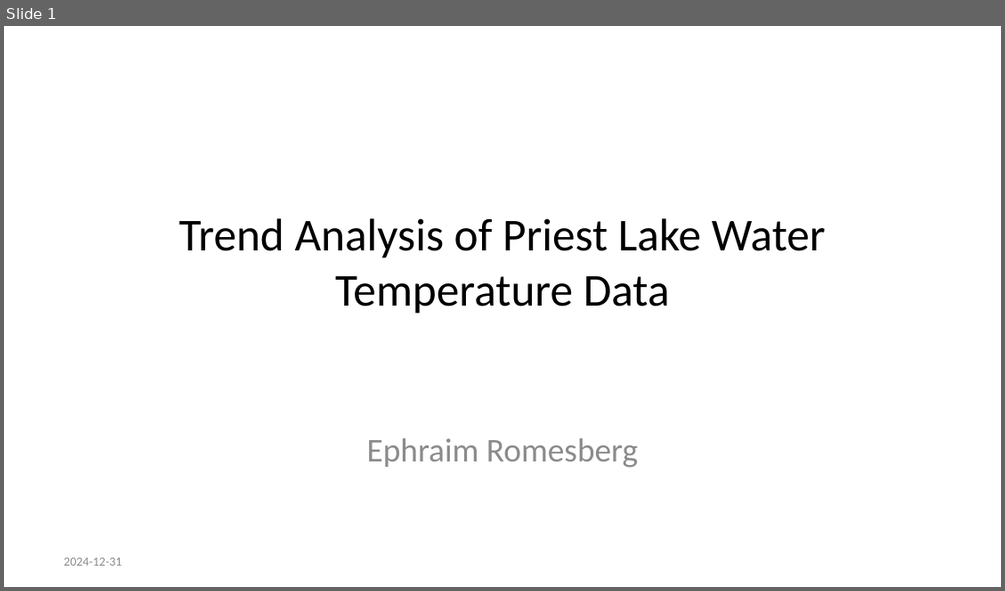
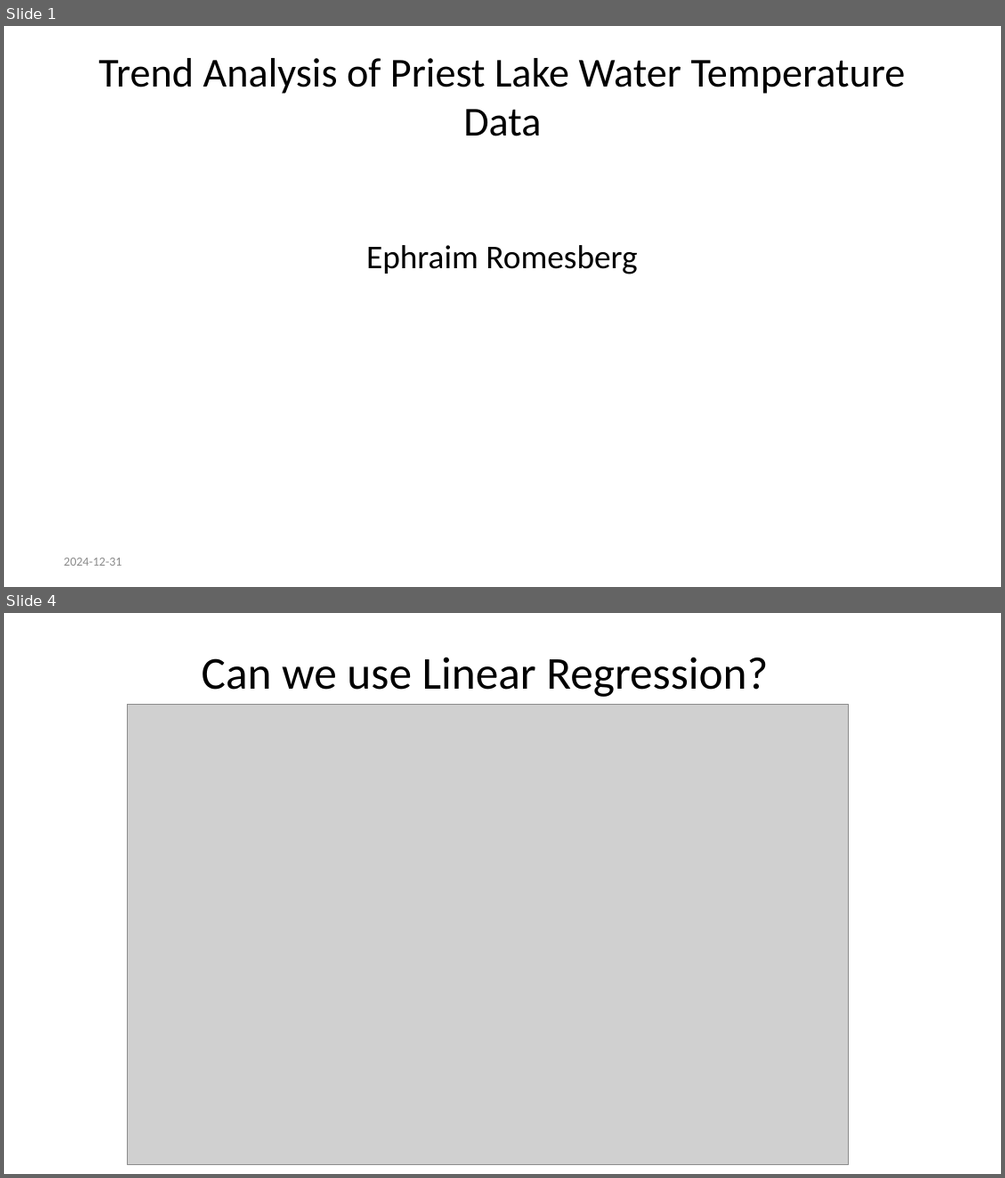
Before and after one commit to Ephraim96/SCA-Trend-Analysis, a slide deck: Trend-Analysis-of-Priest-Lake-Water-Temperature-Data.pptx. Shown one above the other, each under a label of ours: slide 1 before the commit, slides 1 and 4 after it; the slides between them are not shown. The pictures are 1005x591 and 1005x1178 pixels, drawn with LibreOffice and Linux fonts; fonts in the diff are those of the drawing; grey boxes stand for pictures; background and template pictures are left out. Boxes give left, top, right and bottom in pixels: in the first picture for what was removed or moved away, otherwise in the second. Text is boxed around its words. In the diff, an @@ line names an element or a change of style, - is before the commit and + after.

```diff
--- a/Trend-Analysis-of-Priest-Lake-Water-Temperature-Data.pptx
+++ b/Trend-Analysis-of-Priest-Lake-Water-Temperature-Data.pptx
@@ slide 4 added at box(4, 613, 1001, 1174), background #FFFFFF @@
@@ text added at box(202, 657, 768, 697), 33 pt, text #000000 @@
+Can we use Linear Regression?
@@ picture added at box(128, 704, 849, 1164) @@
@@ slide 1 changed as well @@
@@ title "Trend Analysis of Priest Lake ...": place and size @@
-title "Trend Analysis of Priest Lake ..." at box(179, 218, 825, 313)
+title "Trend Analysis of Priest Lake ..." at box(98, 58, 906, 136)
@@ title "Trend Analysis of Priest Lake ..." at box(98, 58, 906, 136): size 33 to 29.7 pt @@
@@ text "Ephraim Romesberg": place and size @@
-text "Ephraim Romesberg" at box(367, 438, 638, 467)
+text "Ephraim Romesberg" at box(366, 245, 637, 274)
@@ text "Ephraim Romesberg" at box(366, 245, 637, 274): text colour #8C8C8C to #000000 @@
```
Also in this commit, not shown: 18 other slides added, 4 slides removed, 5 other files.
